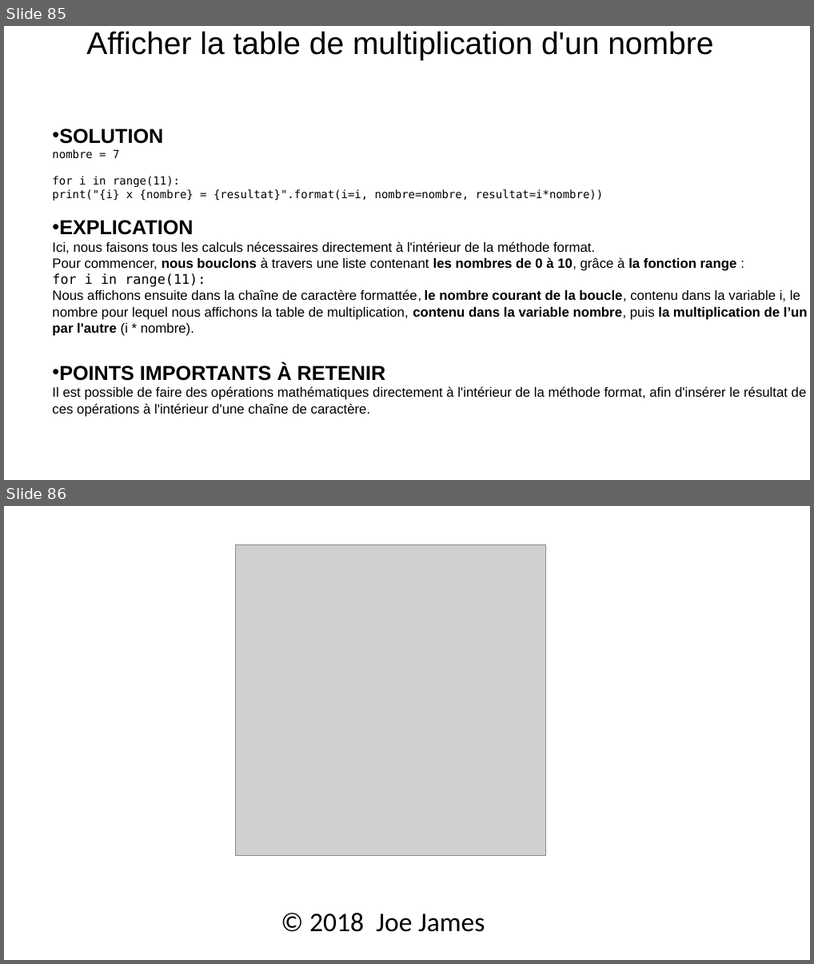
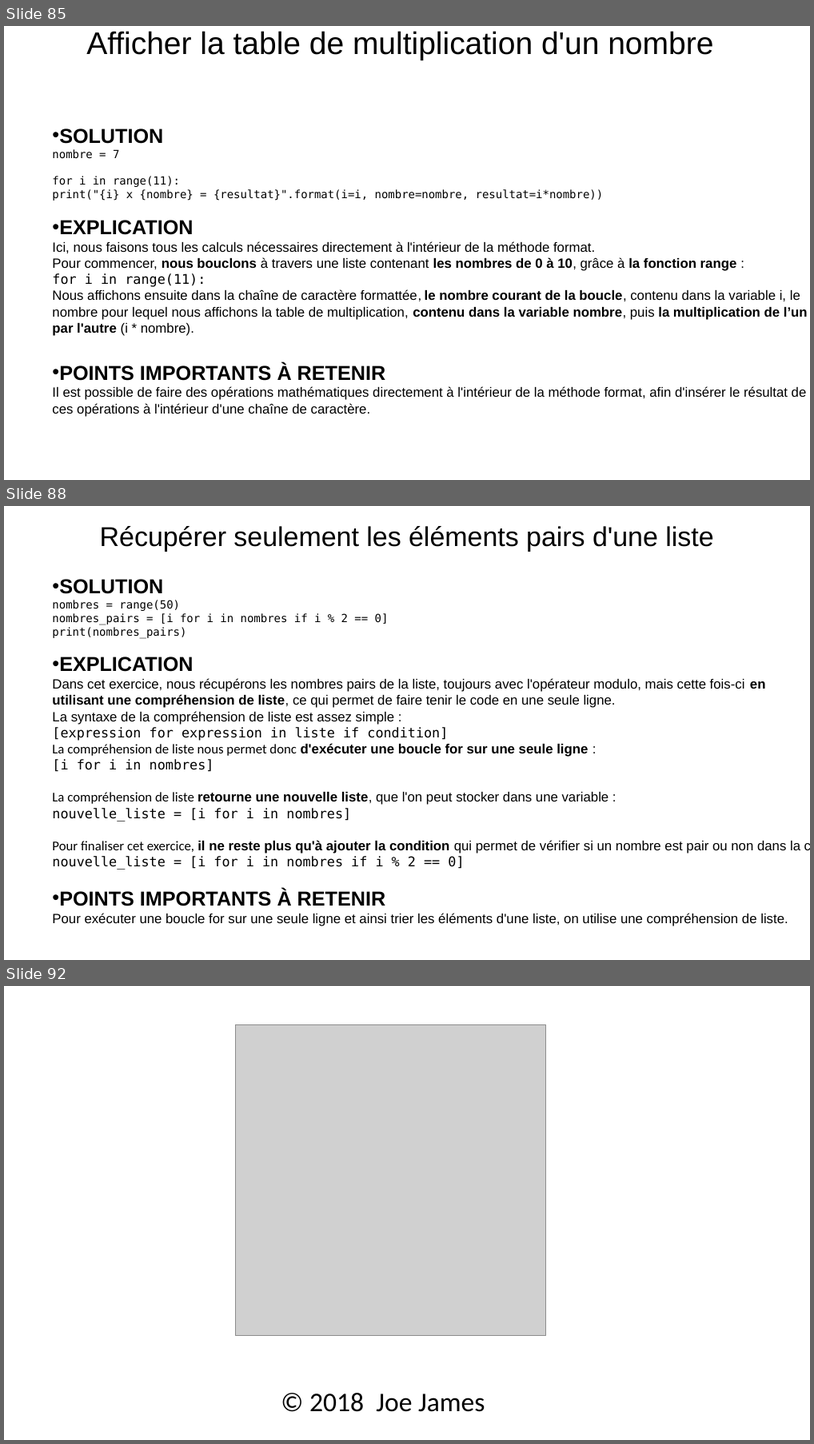
Before and after one commit to julienPalleau/Udemy, a slide deck: PythonParLaPratique 101 exercices/Python in 90 minutes [Enregistrement automatique].pptx. Shown one above the other, each under a label of ours: slides 85 and 86 before the commit, slides 85, 88 and 92 after it; the slides between them are not shown. The pictures are 814x964 and 814x1444 pixels, drawn with LibreOffice and Linux fonts; fonts in the diff are those of the drawing; grey boxes stand for pictures. Boxes give left, top, right and bottom in pixels: in the first picture for what was removed or moved away, otherwise in the second. Text is boxed around its words. In the diff, an @@ line names an element or a change of style, - is before the commit and + after.

Commit message:
exercice 47

```diff
--- a/PythonParLaPratique 101 exercices/Python in 90 minutes [Enregistrement automatique].pptx
+++ b/PythonParLaPratique 101 exercices/Python in 90 minutes [Enregistrement automatique].pptx
@@ slide 88 added at [4, 506, 810, 960], background #FFFFFF @@
@@ title added at [100, 526, 714, 552], 24.3 pt, text #000000 @@
+Récupérer seulement les éléments pairs d'une liste
@@ text added at [52, 579, 801, 926], 12 pt, text #000000 @@
+• SOLUTION
+nombres = range(50)
+nombres_pairs = [i for i in nombres if i % 2 == 0]
+print(nombres_pairs)
+• EXPLICATION
+Dans cet exercice, nous récupérons les nombres pairs de la liste, toujours avec l'opérateur modulo, mais cette fois-ci en
+utilisant une compréhension de liste, ce qui permet de faire tenir le code en une seule ligne.
+La syntaxe de la compréhension de liste est assez simple :
+[expression for expression in liste if condition]
+La compréhension de liste nous permet donc d'exécuter une boucle for sur une seule ligne :
+[i for i in nombres]
+La compréhension de liste retourne une nouvelle liste, que l'on peut stocker dans une variable :
+nouvelle_liste = [i for i in nombres]
+Pour finaliser cet exercice, il ne reste plus qu'à ajouter la condition qui permet de vérifier si un nombre est pair ou non dans la compréhension de liste :
+nouvelle_liste = [i for i in nombres if i % 2 == 0]
+• POINTS IMPORTANTS À RETENIR
+Pour exécuter une boucle for sur une seule ligne et ainsi trier les éléments d'une liste, on utilise une compréhension de liste.
@@ what was slide 86 is now slide 92 @@
```
Also in this commit, not shown: 5 other slides added.
